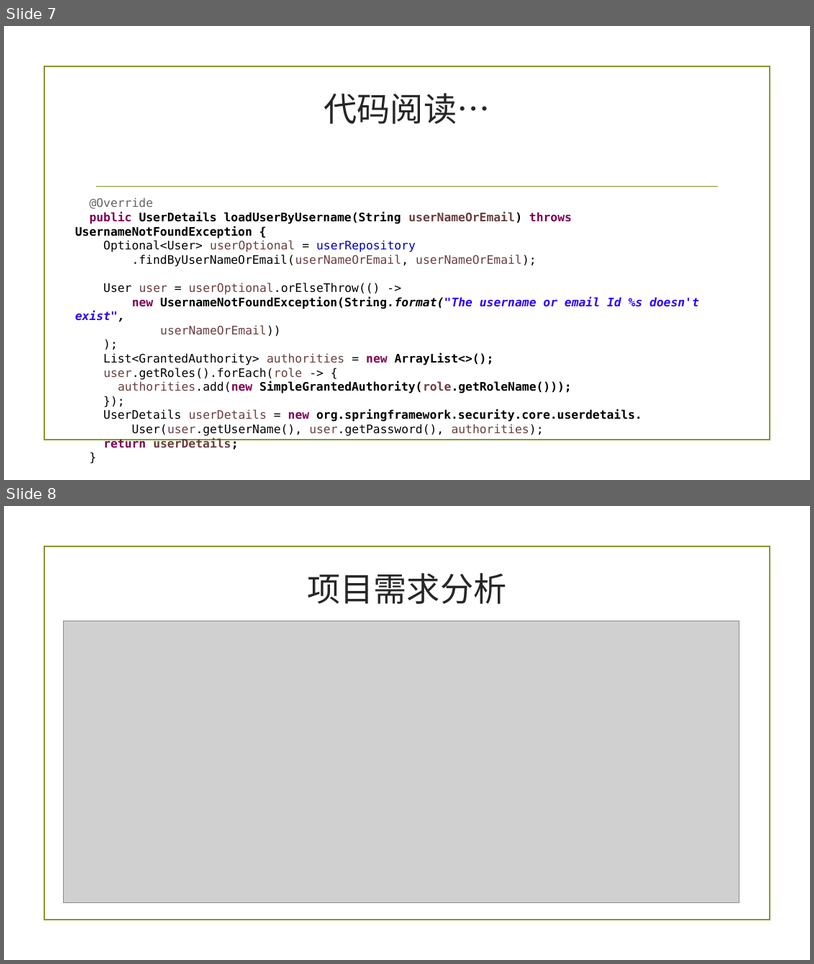
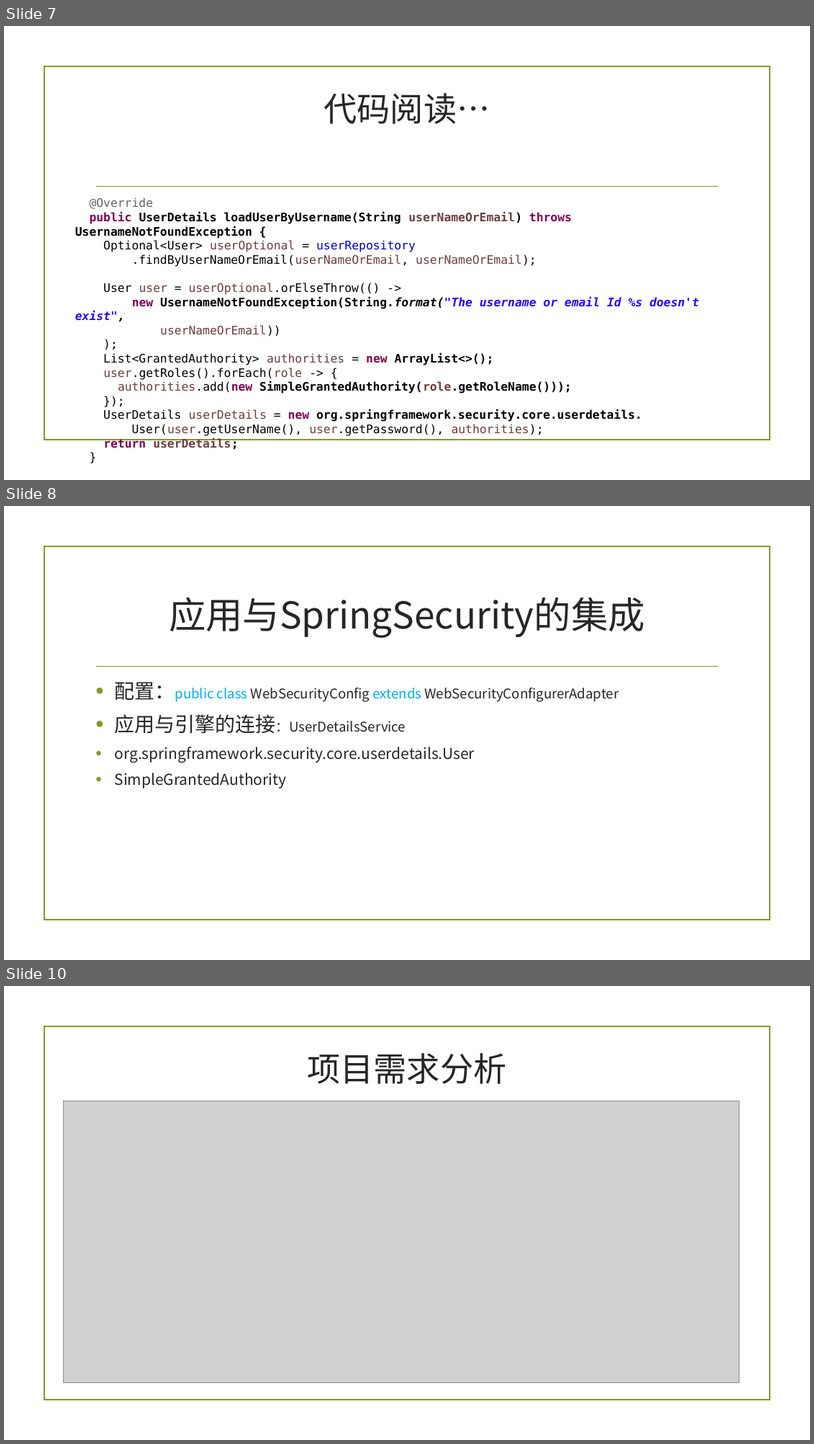
Before and after one commit to baiyuqi/course-space, a slide deck: document/讲义（ppt）/访问控制.pptx. Shown one above the other, each under a label of ours: slides 7 and 8 before the commit, slides 7, 8 and 10 after it; the slides between them are not shown. The pictures are 814x964 and 814x1444 pixels, drawn with LibreOffice and Linux fonts; fonts in the diff are those of the drawing; grey boxes stand for pictures; background and template pictures are left out. Boxes give left, top, right and bottom in pixels: in the first picture for what was removed or moved away, otherwise in the second. Text is boxed around its words. In the diff, an @@ line names an element or a change of style, - is before the commit and + after.

```diff
--- a/document/讲义（ppt）/访问控制.pptx
+++ b/document/讲义（ppt）/访问控制.pptx
@@ slide 8 added at (4,506,810,960), background picture (left out); not listed: 2 template elements that a slide beside it also shows @@
@@ title added at (169,597,646,638), 44 pt, text #262626 @@
+应用与SpringSecurity的集成
@@ text added at (115,682,620,788), 16 pt, text #262626 @@
+• 配置：public class WebSecurityConfig extends WebSecurityConfigurerAdapter
+• 应用与引擎的连接：UserDetailsService
+• org.springframework.security.core.userdetails.User
+• SimpleGrantedAuthority
@@ what was slide 8 is now slide 10 @@
```
Also in this commit, not shown: 1 other slide added, 15 other files.
